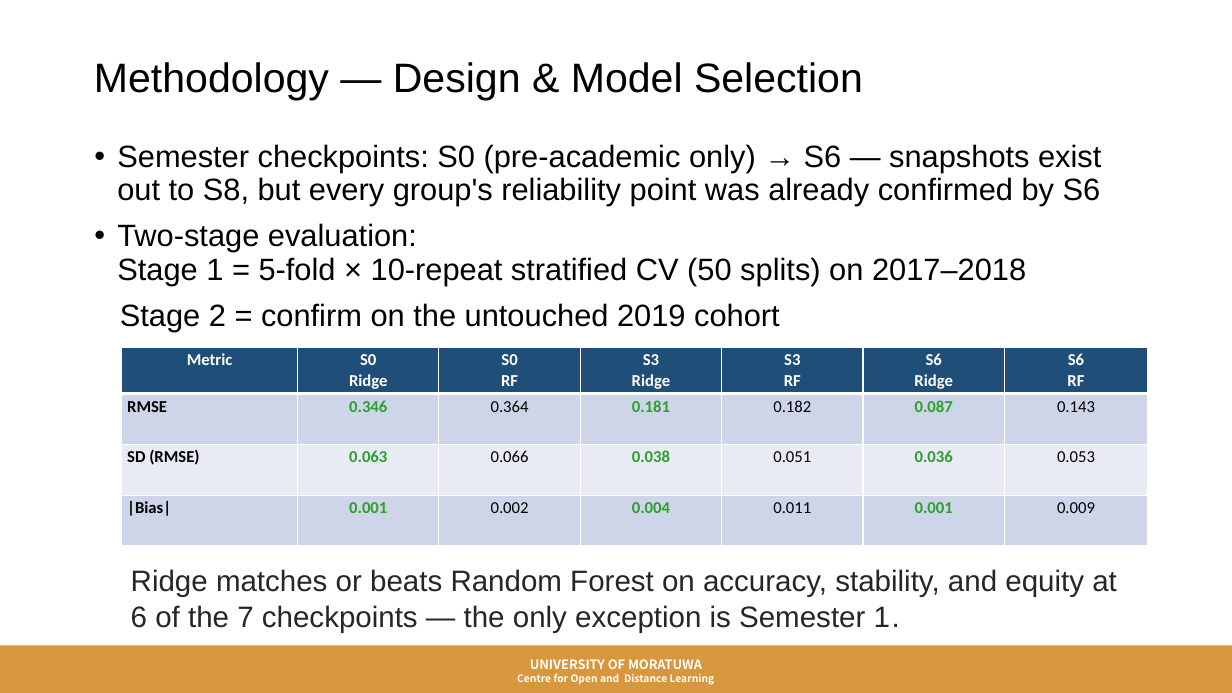
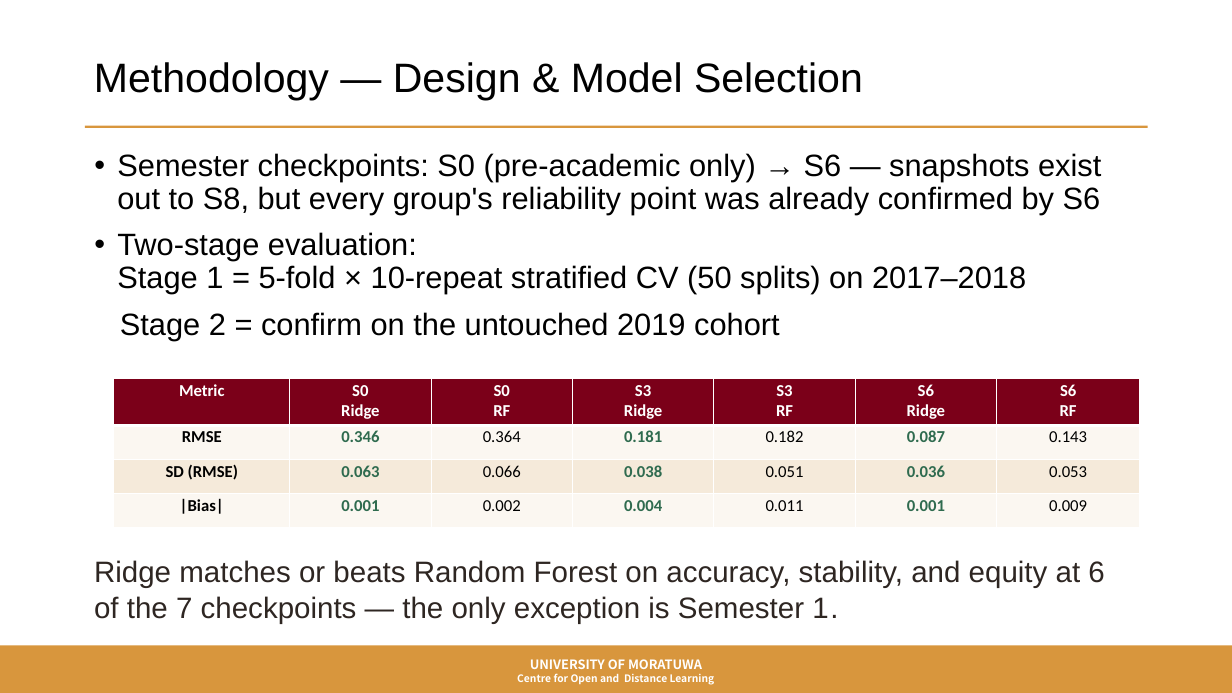
Before and after one commit to SayuriWitharana/GPA_Prediction_Framework, a slide deck: slide 6 of ICODE26_GPA_Presentation.pptx. Drawn at 1232x693 pixels with LibreOffice and Linux fonts; fonts in the diff are those of the drawing; background and template pictures are left out. Boxes give left, top, right and bottom in pixels: in the first picture for what was removed or moved away, otherwise in the second. Text is boxed around its words. In the diff, an @@ line names an element or a change of style, - is before the commit and + after.

```diff
--- a/ICODE26_GPA_Presentation.pptx
+++ b/ICODE26_GPA_Presentation.pptx
@@ title "Methodology — Design & Model ..." at <box>94,62,863,101</box>: text colour #000000 to none @@
@@ text "Semester checkpoints: S0 (pre-academic only) ..." at <box>117,153,1101,340</box>: text colour #000000 to none @@
@@ text "Semester checkpoints: S0 (pre-academic only) ...": place and size @@
-text "Semester checkpoints: S0 (pre-academic only) ..." at <box>117,144,1101,331</box>
+text "Semester checkpoints: S0 (pre-academic only) ..." at <box>117,153,1101,340</box>
@@ rectangle added at <box>85,126,1148,128</box>, fill #D8963D @@
@@ table at <box>114,379,1140,528</box> @@
@@ fill #1F4E79 to #7B0019 in row 1 @@
@@ fill #CFD5EA to #FBF7F1 in 14 cells @@
@@ fill #E9EBF5 to #F5EADA in row 3 @@
@@ text colour #000000 to none in "RMSE", "0.364", "0.182", "0.143" and 8 more places @@
@@ text colour #2CA02C to #2F6B4F in "0.346", "0.181", "0.087", "0.063" and 5 more places @@
@@ alignment left to centre @@
@@ table: place and size @@
-table at <box>122,348,1148,545</box>
+table at <box>114,379,1140,528</box>
@@ text "Ridge matches or beats Random ...": place and size @@
-text "Ridge matches or beats Random ..." at <box>131,569,1117,632</box>
+text "Ridge matches or beats Random ..." at <box>94,560,1104,624</box>
@@ text "Ridge matches or beats Random ..." at <box>94,560,1104,624</box>: text colour #262626 to #2E2622 @@
```
Also in this commit, not shown: 11 other slides changed, 3 other files.
